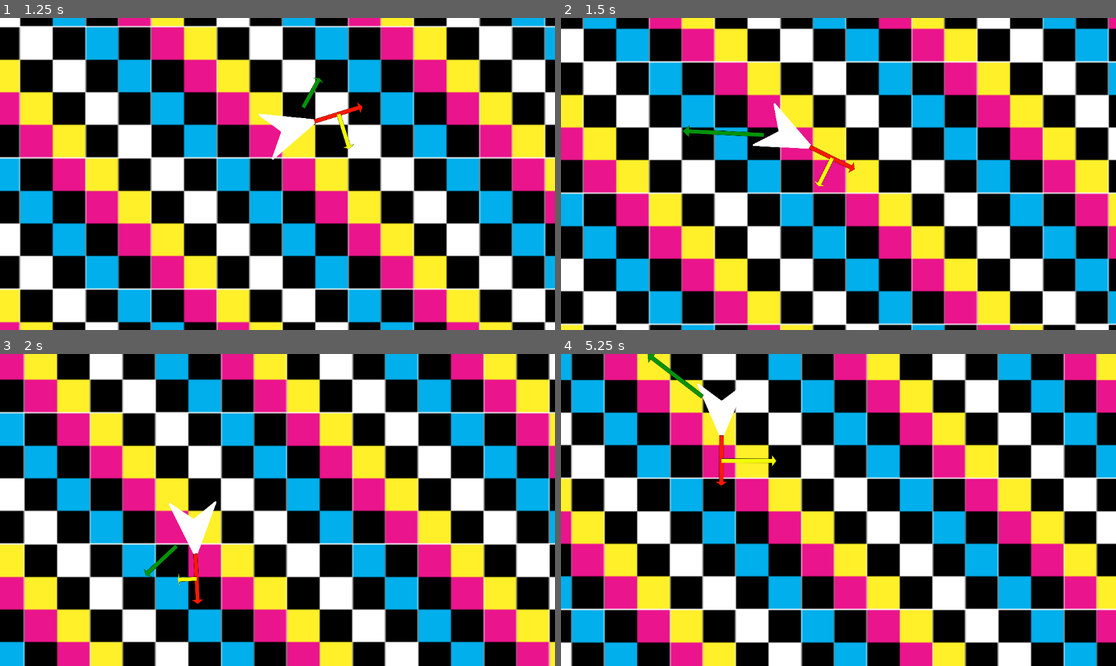
Above: before the commit, frames 1-4 (two rows, left to right).
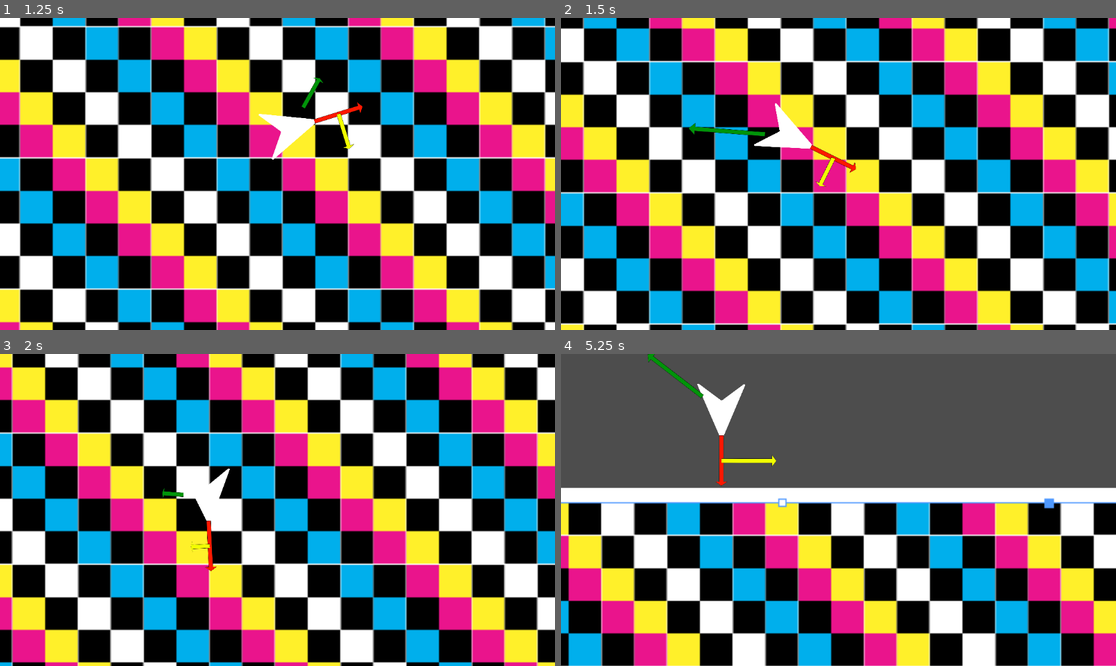
Above: after the commit, the same moments.

Repository: ParadoxArcher/Angle_Advantage
Game: Godot game, scene res://Scenes/GameScene.tscn
Two runs of this game, one before a commit and one after it. Both use one fixed random seed, a clock stepped at 60 frames per second and the inputs below.
Inputs:
- Up to frame 1 (1.25 s): tap Enter at 0.5 s; hold D (RotateRight) from 0.53 s (still down); hold W (Boost) from 0.53 s (still down)
- Up to frame 2 (1.5 s): release D (RotateRight) at 1.28 s; release W (Boost) at 1.28 s; hold S (Brake) from 1.28 s (still down); tap Space (Dodge) at 1.35 s
- Up to frame 3 (2 s): keep holding S (Brake)
- Up to frame 4 (5.25 s): release S (Brake) at 2.03 s; hold W (Boost) 2.03-2.78 s; hold D (RotateRight) 2.03-3.53 s; tap Space (Dodge) at 2.85, 4.35 s; hold W (Boost) 3.53-4.28 s; hold A (RotateLeft) 3.53-5.03 s; hold S (Brake) from 5.03 s (still down); hold W (Boost) from 5.03 s (still down)

Frame 1 is identical in both runs. In frame 2, 9.8% of the frame differs, in the area x 0-100%, y 0-100%; in frame 3, 76%; in frame 4, 88%.

Commit message:
vault backup: 2025-01-10 10:48:28

Diff:
--- a/zProject Files/Godot/Scripts/PlayerScript.gd
+++ b/zProject Files/Godot/Scripts/PlayerScript.gd
@@ -7,7 +7,7 @@
 @export var RotaAccel = [10.0, -.2, 10.0, 0.05] # {0: RotaAccel, 1: AccelEaseCurve, 2: RotaDecel, 3: DecelEaseCurve}
 
 ## Brake Variables
-@export var BrakeDecel = [2.5, 10, 0.05] # {0: SpeedDecel, 1: RotaDecel[2], 2: DecelEaseCurve}
+@export var BrakeDecel = [2.5, 30, 0.05] # {0: SpeedDecel, 1: RotaDecel[2], 2: DecelEaseCurve}
 
 ##Dodge Variables
 @export var DodgeMaxSpeed = [1.5, 100, -4] # {0: MaxSpeedMultiplier, 1: MaxSpeedDecel, 2: EaseCurve}
@@ -30,11 +30,13 @@
 	var AccelRate
 	var RotaRate
 
+	#region Brake
 	var isBraking = false
 	if MoveInput.y <= -.75:
 		isBraking = true
+	#endregion
 
-	#region Rotation
+	#region Rotation Rate
 	if MoveInput.x != 0:
 		RotaRate = [RotaAccel[0], RotaAccel[1]] #RotaAccel
 	elif not isBraking:
@@ -45,7 +47,7 @@
 
 	#region Boost
 	var BoostDir = Vector2(0, 0)
-	if MoveInput.y:
+	if MoveInput.y > 0:
 		BoostDir = Vector2(cos(rotation), sin(rotation))
 		AccelRate = SpeedAccel[0] #SpeedAccel
 	elif not isBraking:
@@ -68,19 +70,20 @@
 		print(MaxSpeed)
 		MaxRota[0] = lerpf(MaxRota[0], MaxRota[1], ease(DodgeMaxRota[1], DodgeMaxRota[2]) * delta)
 		print(MaxRota)
-
 	#endregion
 
 	#region WallBoost...
 
 	#endregion
 
+	#region Transform
 	RotaSpeed = lerpf(RotaSpeed, MoveInput.x * MaxRota[0], ease(RotaRate[0], RotaRate[1]) * delta) # Rotation Acceleration
 	rotate(RotaSpeed * delta)
 
 	var TargetVel = BoostDir * MaxSpeed[0]
 	velocity = lerp(velocity, TargetVel, AccelRate * delta)
 	move_and_slide()
+	#endregion
 
 	#region Markers
 	if Markers[0]:
Not shown, changed: .obsidian/workspace.json
